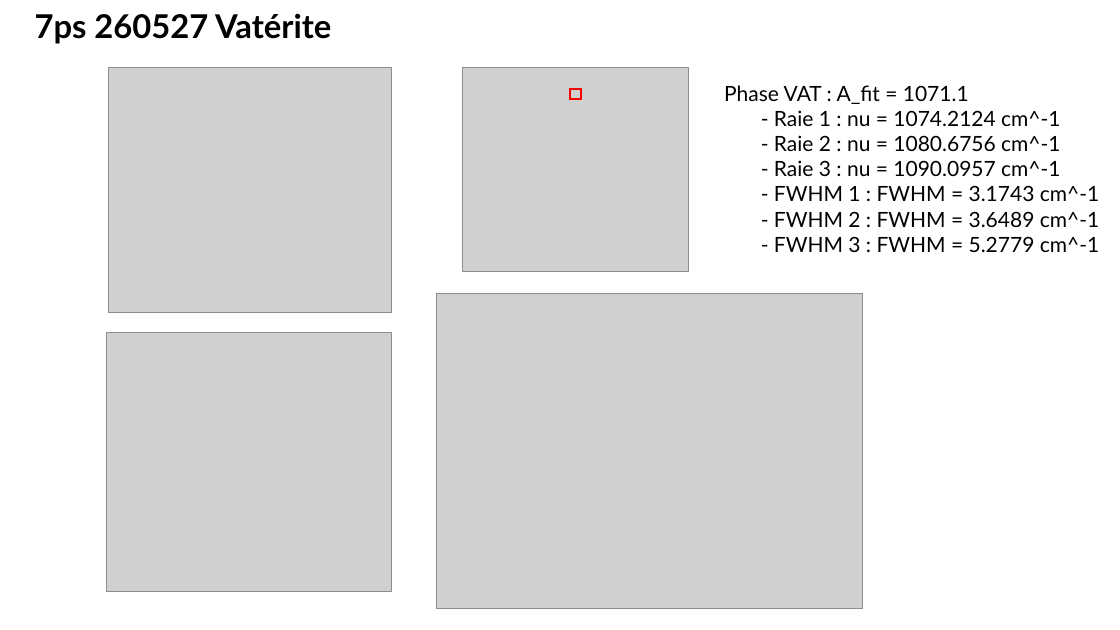
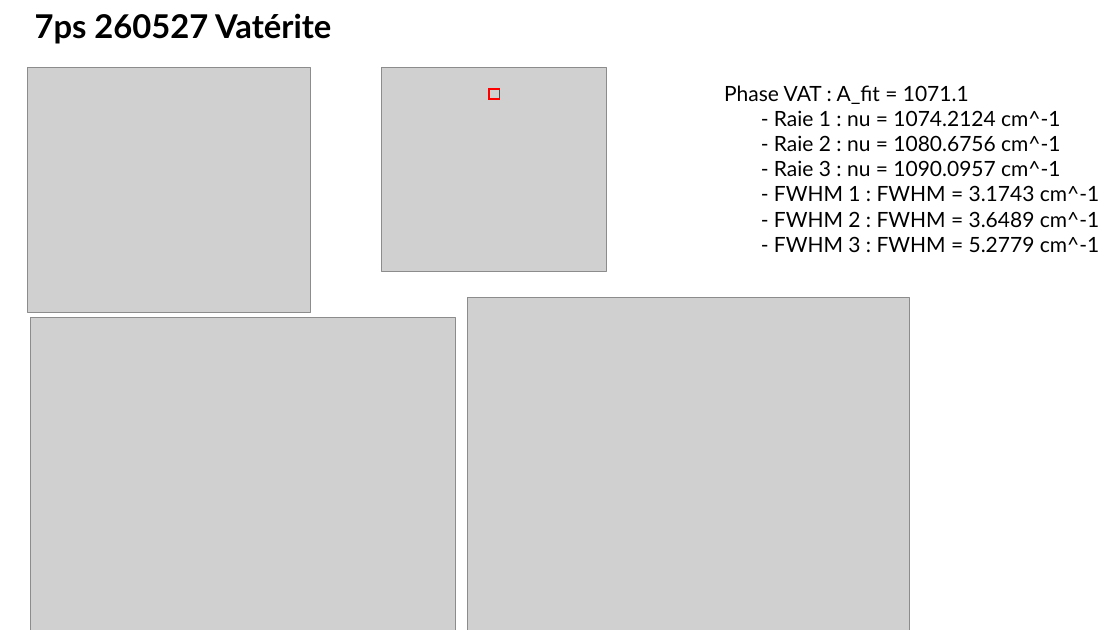
Before and after one commit to sachabuc/SRS_analysis, a slide deck: slide 11 of meetings/reu_151026_figures_papiers.pptx (slide 15 before the commit). Drawn at 1120x630 pixels with LibreOffice and Linux fonts; fonts in the diff are those of the drawing; grey boxes stand for pictures. Boxes give left, top, right and bottom in pixels: in the first picture for what was removed or moved away, otherwise in the second. Text is boxed around its words. In the diff, an @@ line names an element or a change of style, - is before the commit and + after.

```diff
--- a/meetings/reu_151026_figures_papiers.pptx
+++ b/meetings/reu_151026_figures_papiers.pptx
@@ 2 pictures, 1 rectangle: place and size @@
-2 pictures, 1 rectangle at [108, 68, 688, 313]
+2 pictures, 1 rectangle at [27, 68, 607, 313]
@@ picture added at [468, 298, 910, 630] @@
@@ picture: place and size @@
-picture at [437, 293, 863, 608]
+picture at [30, 318, 456, 630]
@@ picture removed at [107, 333, 390, 592] @@
@@ picture removed at [107, 333, 392, 592] @@
```
Also in this commit, not shown: 9 other slides changed, 3 slides added, 6 slides removed, 13 other files.
